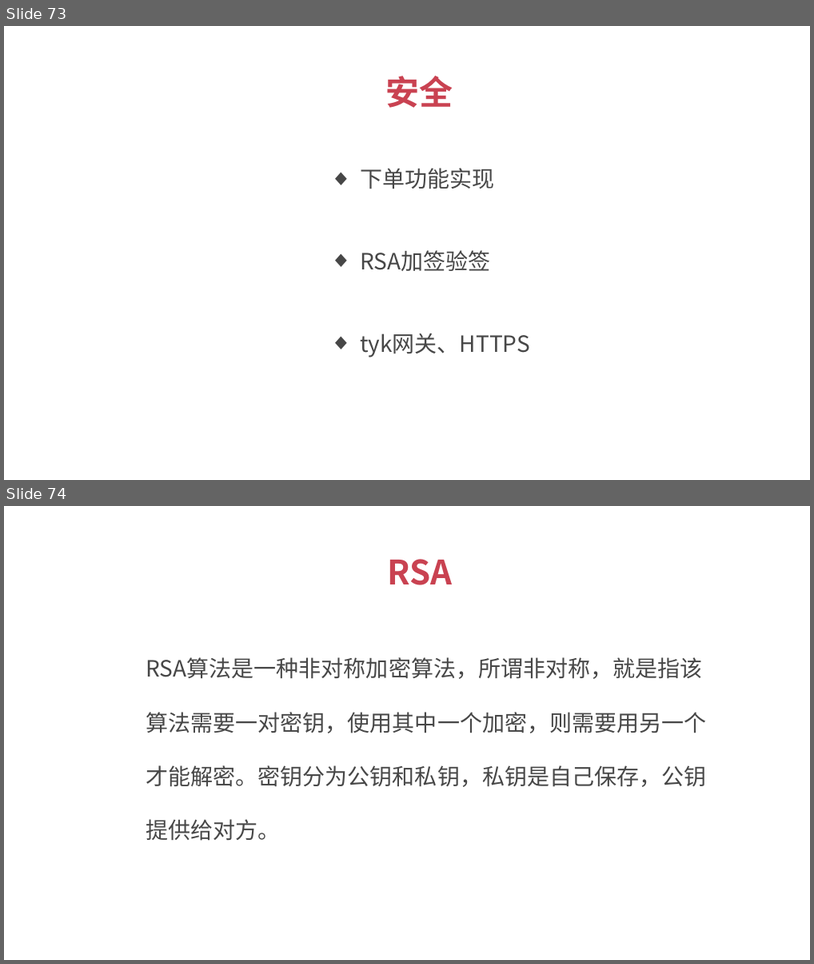
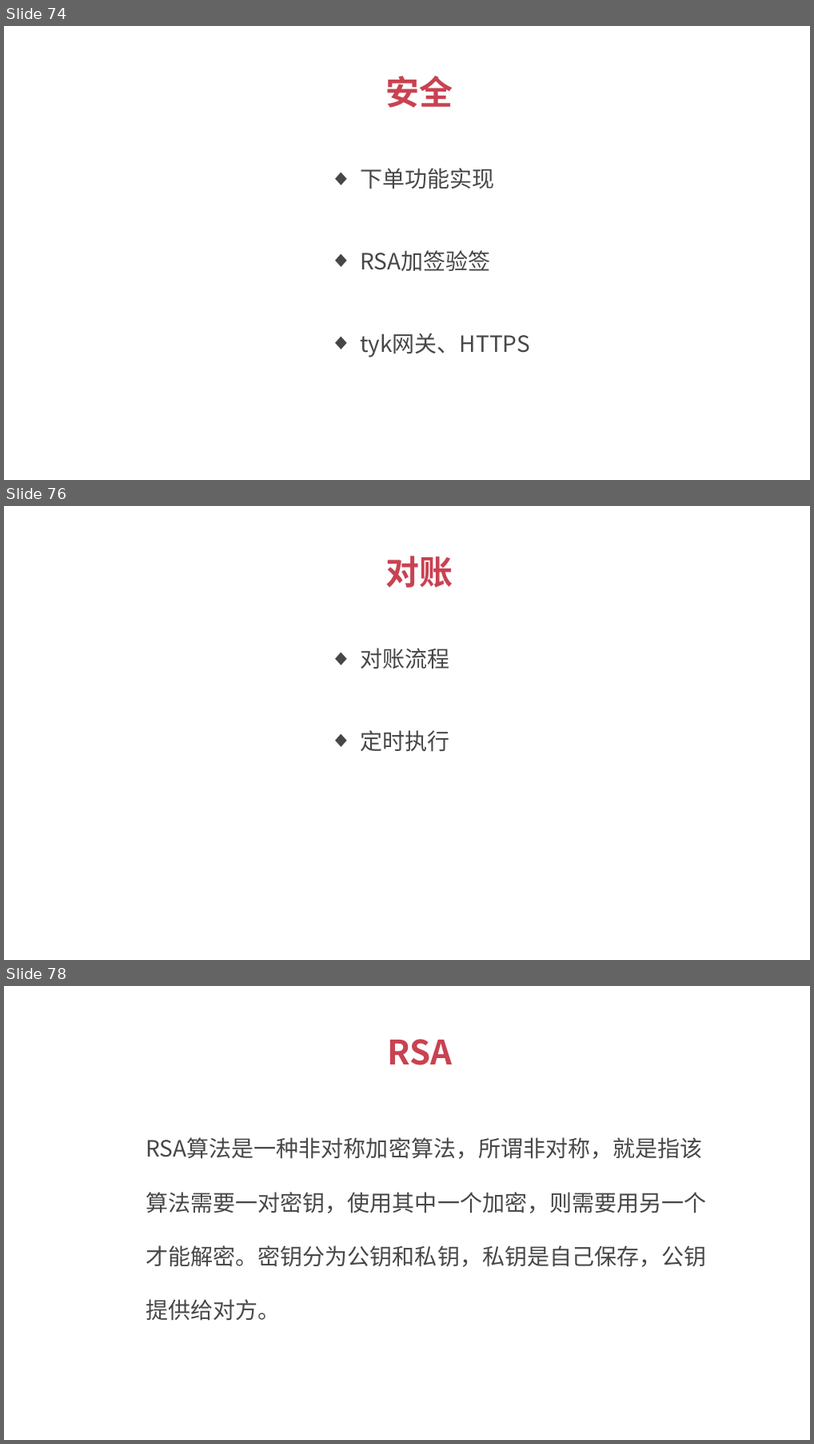
Before and after one commit to 1329555958/financial, a slide deck: 理财平台.pptx. Shown one above the other, each under a label of ours: slides 73 and 74 before the commit, slides 74, 76 and 78 after it; the slides between them are not shown. The pictures are 814x964 and 814x1444 pixels, drawn with LibreOffice and Linux fonts; fonts in the diff are those of the drawing. Boxes give left, top, right and bottom in pixels: in the first picture for what was removed or moved away, otherwise in the second. Text is boxed around its words. In the diff, an @@ line names an element or a change of style, - is before the commit and + after.

```diff
--- a/理财平台.pptx
+++ b/理财平台.pptx
@@ slide 76 added at (4, 506, 810, 960), background #FFFFFF @@
@@ text added at (386, 556, 454, 588), 30 pt, text #C94251, bold @@
+对账
@@ text added at (360, 648, 450, 668), 20 pt, text #474747 @@
+  ◆ 对账流程
@@ text added at (360, 730, 450, 752), 20 pt, text #474747 @@
+  ◆ 定时执行
@@ what was slide 73 is now slide 74 @@
@@ what was slide 74 is now slide 78 @@
```
Also in this commit, not shown: 3 other slides added.
